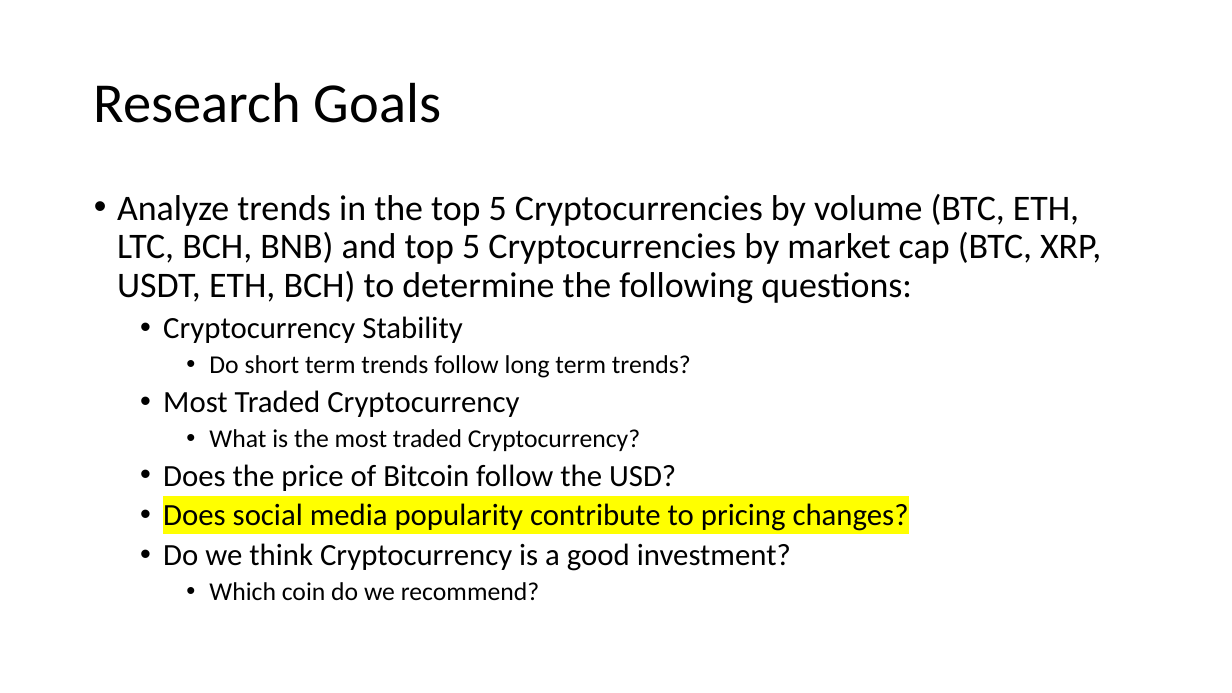
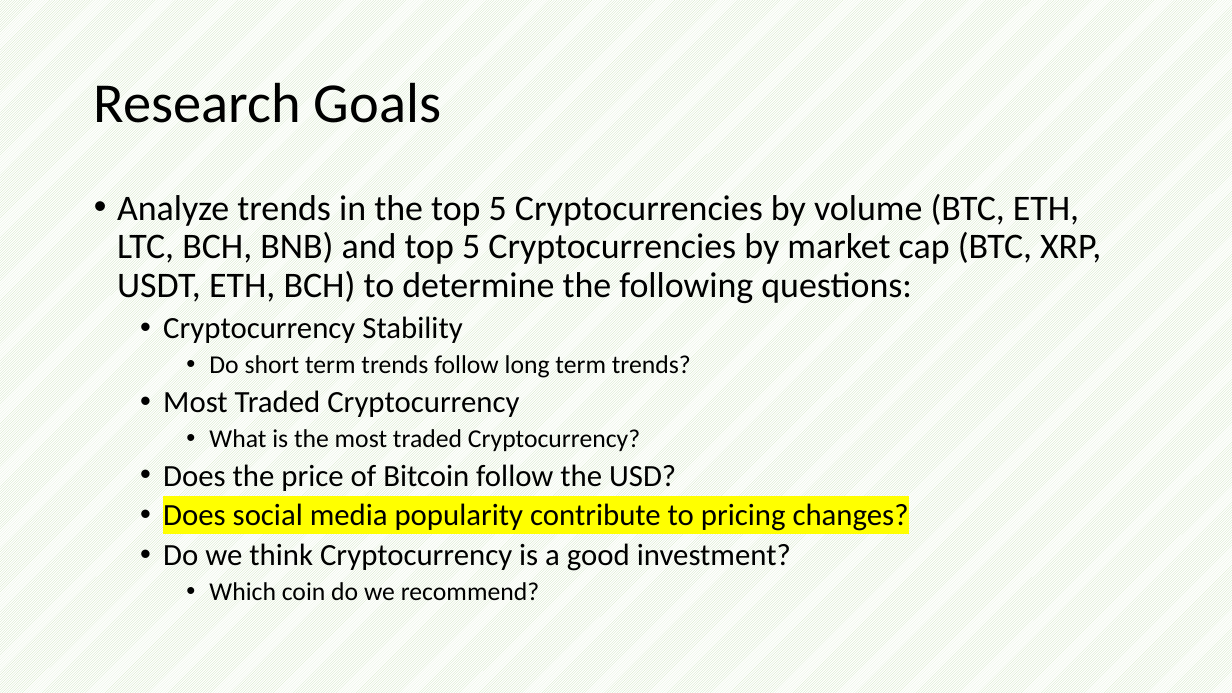
Before and after one commit to sarahheavner/Project1, a slide deck: slide 3 of Cryptocurrency_Presentation.pptx. Drawn at 1232x693 pixels with LibreOffice and Linux fonts; fonts in the diff are those of the drawing. Boxes give left, top, right and bottom in pixels: in the first picture for what was removed or moved away, otherwise in the second. Text is boxed around its words. In the diff, an @@ line names an element or a change of style, - is before the commit and + after.

```diff
--- a/Cryptocurrency_Presentation.pptx
+++ b/Cryptocurrency_Presentation.pptx
@@ background #FFFFFF to pattern #C5E0B4 on #FFFFFF @@
```
Also in this commit, not shown: 7 other slides changed, 1 slide added, 1 other file.
